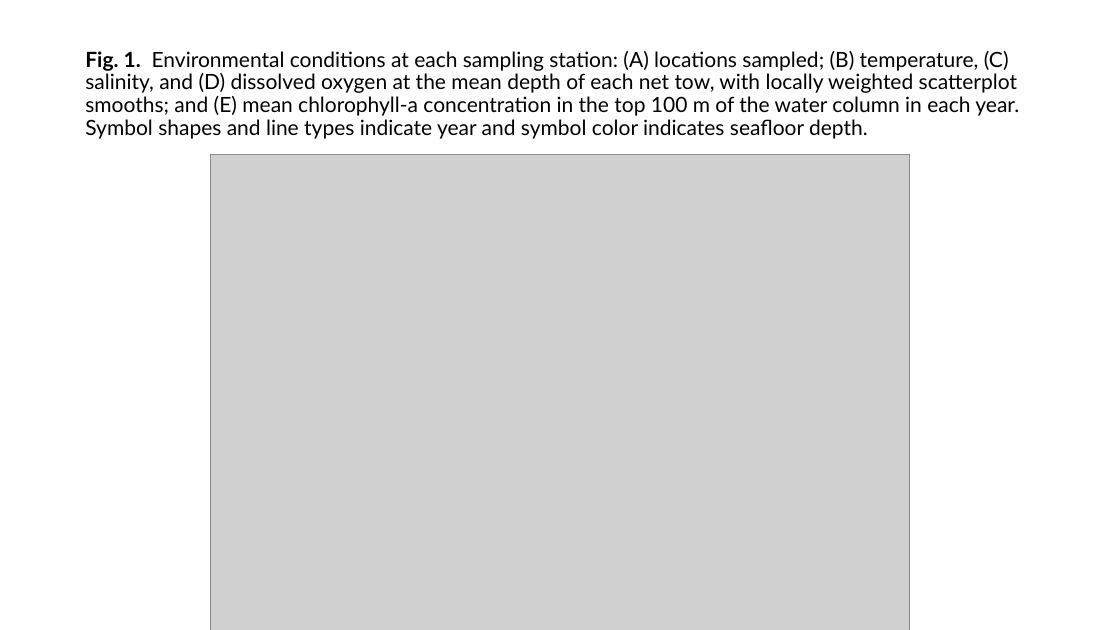
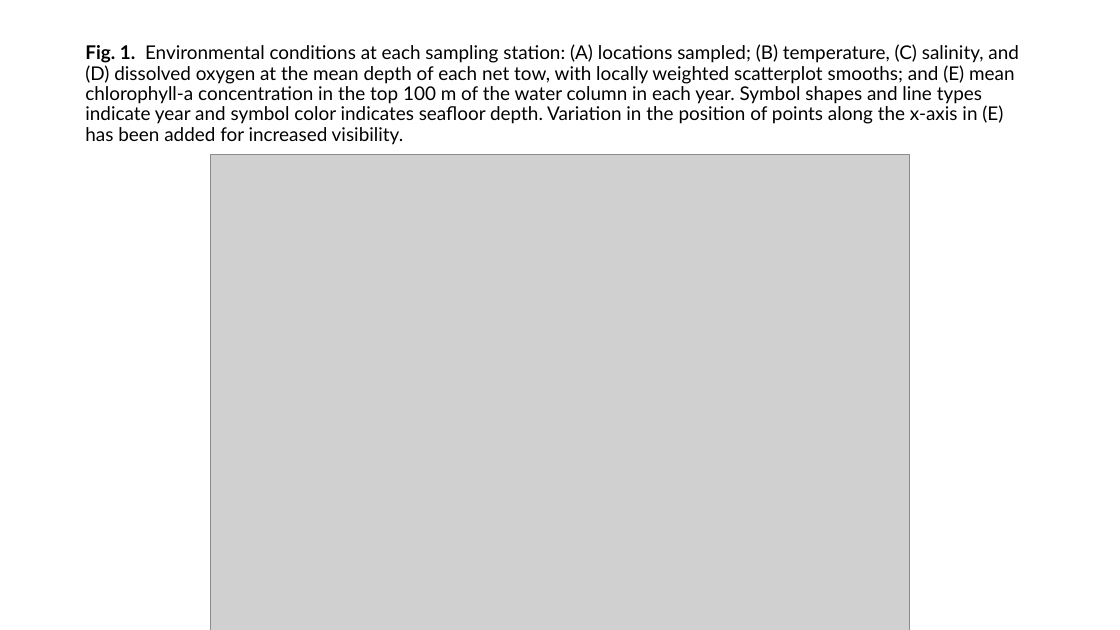
Before and after one commit to LukeABobay/larval-fish-community-analysis, a slide deck: slide 2 of Figures and tables final data set.pptx. Drawn at 1120x630 pixels with LibreOffice and Linux fonts; fonts in the diff are those of the drawing; grey boxes stand for pictures. Boxes give left, top, right and bottom in pixels: in the first picture for what was removed or moved away, otherwise in the second. Text is boxed around its words. In the diff, an @@ line names an element or a change of style, - is before the commit and + after.

Commit message:
Add to Fig. 1 caption

```diff
--- a/Figures and tables final data set.pptx
+++ b/Figures and tables final data set.pptx
@@ title at <box>85,44,1019,145</box>: text changed; size 18 to 16.2 pt @@
-Fig. 1. Environmental conditions at each sampling station: (A) locations sampled; (B) temperature, (C) salinity, and (D) dissolved oxygen at the mean depth of each net tow, with locally weighted scatterplot smooths; and (E) mean chlorophyll-a concentration in the top 100 m of the water column in each year. Symbol shapes and line types indicate year and symbol color indicates seafloor depth.
+Fig. 1. Environmental conditions at each sampling station: (A) locations sampled; (B) temperature, (C) salinity, and (D) dissolved oxygen at the mean depth of each net tow, with locally weighted scatterplot smooths; and (E) mean chlorophyll-a concentration in the top 100 m of the water column in each year. Symbol shapes and line types indicate year and symbol color indicates seafloor depth. Variation in the position of points along the x-axis in (E) has been added for increased visibility.
```
